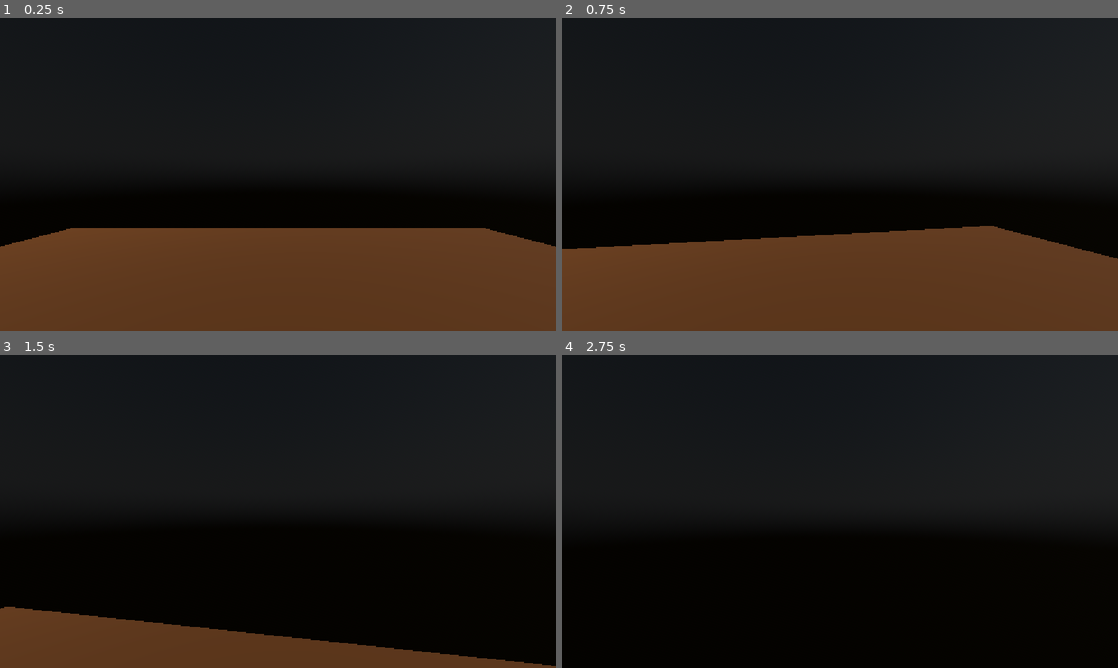
Above: before the commit, frames 1-4 (two rows, left to right).
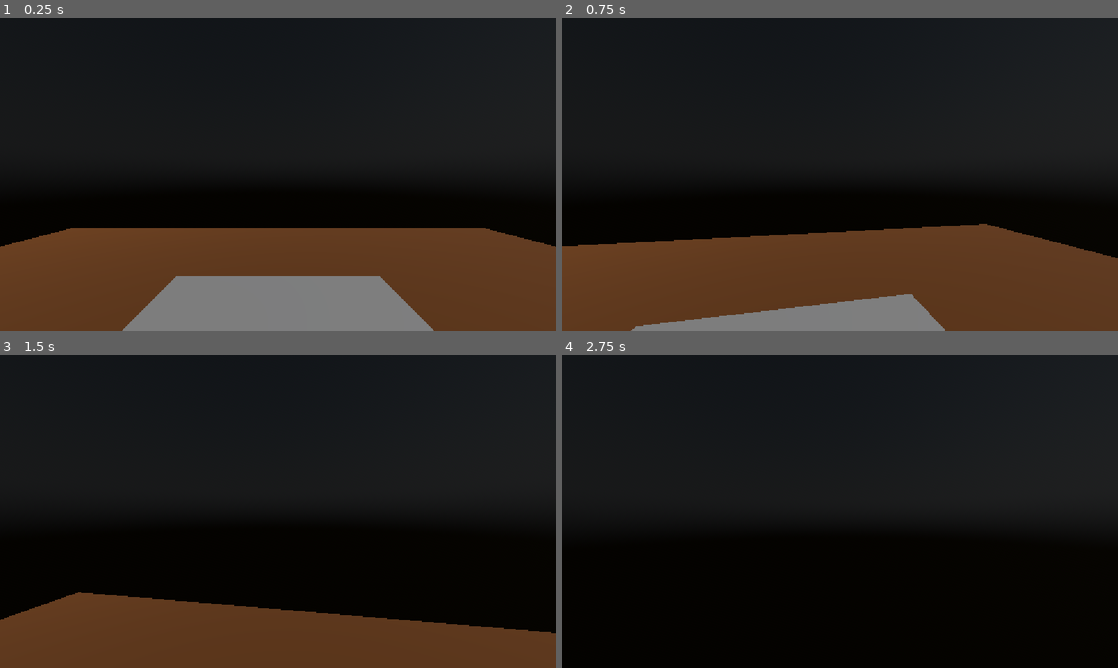
Above: after the commit, the same moments.

Repository: Shibi404/godot-first-person-controller
Game: Godot game, scene res://main.tscn
The game is run twice, just before and just after one commit, with the same random seed, the same clock (stepped at 60 frames per second) and the same inputs.
Inputs (mouse positions are in pixels of both pictures, inside the frame that each line leads up to):
- Up to frame 1 (0.25 s): no input
- Up to frame 2 (0.75 s): tap Enter at 0.5 s; move the mouse to (867, 174) at 0.52 s; hold W (move_forward) from 0.53 s (still down)
- Up to frame 3 (1.5 s): keep holding W (move_forward); tap Space (jump) at 0.77 s; move the mouse to (250, 511) at 1.27 s
- Up to frame 4 (2.75 s): keep holding W (move_forward); tap Space (jump) at 1.52 s; move the mouse to (851, 505) at 2.02 s

The runs differ from the first frame. In frame 1, 8.1% of the frame differs, in the area x 22-78%, y 82-100%; in frame 2, 4.3%; in frame 3, 8.0%; in frame 4, nothing differs.

Commit message:
feat: create reusable table scene
- Created a reusable Table scene for use across multiple environments
- Built the table using separate mesh and collision components
- Configured collision shapes to support player and object interactions
- Organized the scene to allow easy modification and future extensions
- Established a modular prop structure to improve scene reusability and maintainability

Diff:
--- a/main.tscn
+++ b/main.tscn
@@ -1,5 +1,6 @@
 [gd_scene format=3 uid="uid://v0picikbl5c2"]
 
+[ext_resource type="PackedScene" uid="uid://8bbrcb3xt85t" path="res://scenes/table/table.tscn" id="1_0xm2m"]
 [ext_resource type="PackedScene" uid="uid://cqnnh0je6tkrh" path="res://scenes/player/player.tscn" id="1_ig7tw"]
 
 [sub_resource type="PhysicalSkyMaterial" id="PhysicalSkyMaterial_xxabe"]
@@ -38,4 +39,7 @@
 mesh = SubResource("BoxMesh_f645a")
 surface_material_override/0 = SubResource("StandardMaterial3D_7dm0k")
 
+[node name="Table" parent="." unique_id=293371587 instance=ExtResource("1_0xm2m")]
+transform = Transform3D(3, 0, 0, 0, 0.2, 0, 0, 0, 2, 0, 1, -2)
+
 [node name="Player" parent="." unique_id=252527951 instance=ExtResource("1_ig7tw")]
--- /dev/null
+++ b/scenes/table/table.tscn
@@ -0,0 +1,14 @@
+[gd_scene format=3 uid="uid://8bbrcb3xt85t"]
+
+[sub_resource type="BoxShape3D" id="BoxShape3D_6tqj4"]
+
+[sub_resource type="BoxMesh" id="BoxMesh_f645a"]
+
+[node name="Table" type="StaticBody3D" unique_id=293371587]
+transform = Transform3D(3, 0, 0, 0, 0.2, 0, 0, 0, 2, 0, 0, 0)
+
+[node name="CollisionShape3D" type="CollisionShape3D" parent="." unique_id=1562603456]
+shape = SubResource("BoxShape3D_6tqj4")
+
+[node name="MeshInstance3D" type="MeshInstance3D" parent="." unique_id=152024325]
+mesh = SubResource("BoxMesh_f645a")
